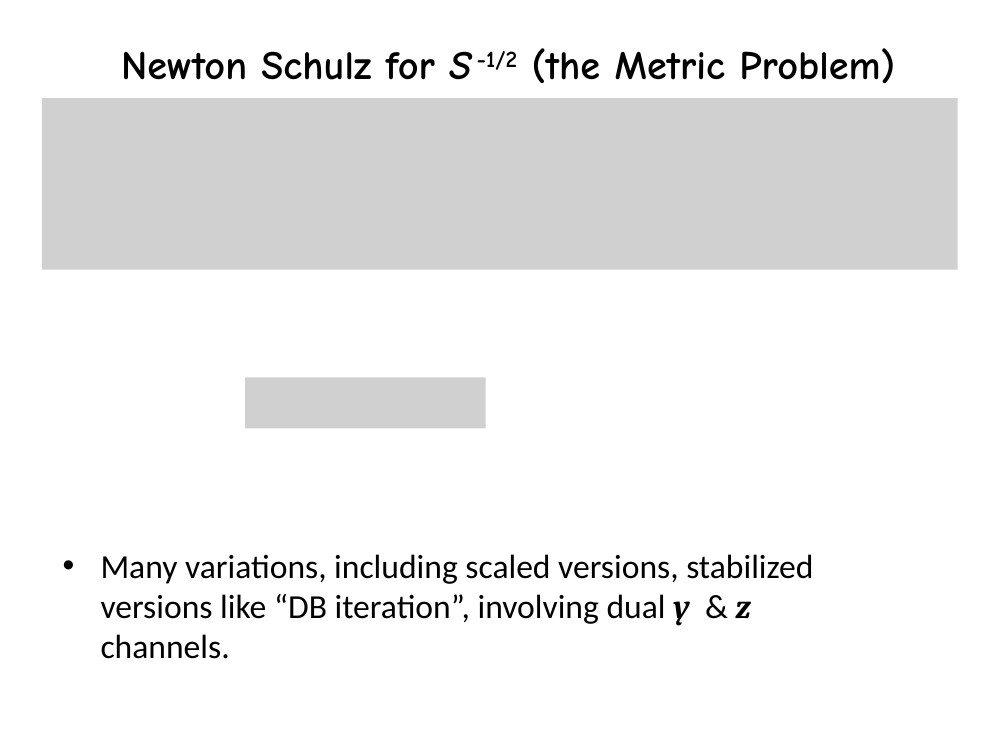
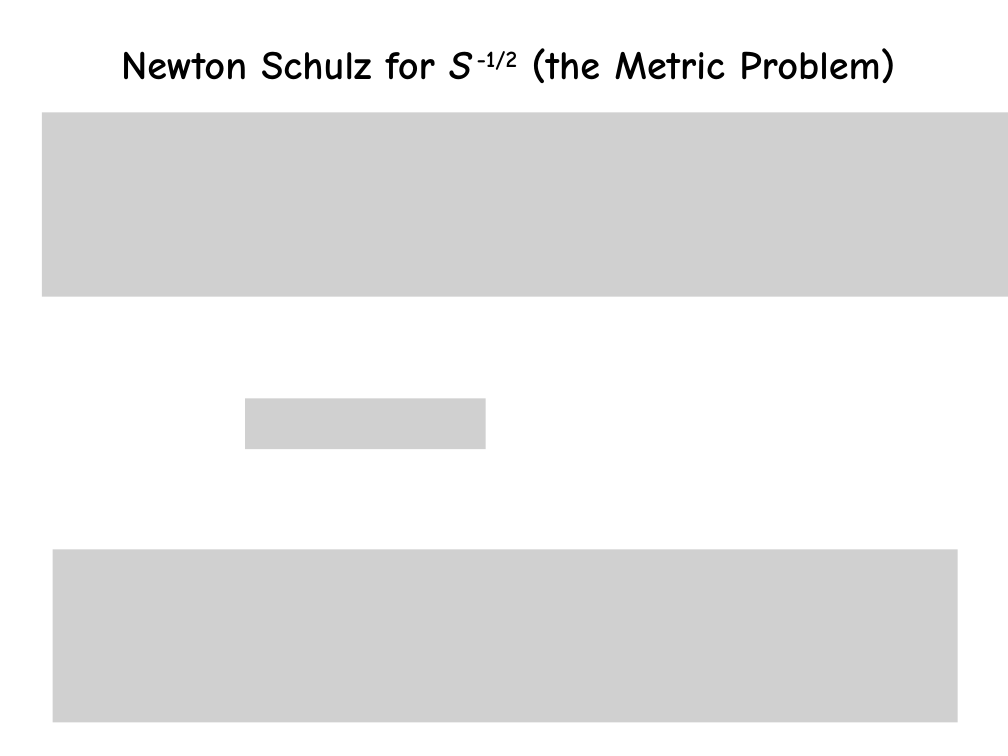
Before and after one commit to FreeON/spammpack, a slide deck: slide 9 of sandwitch_results_3_2015/spamm_big_picture.pptx. Drawn at 1008x756 pixels with LibreOffice and Linux fonts; fonts in the diff are those of the drawing; grey boxes stand for pictures. Boxes give left, top, right and bottom in pixels: in the first picture for what was removed or moved away, otherwise in the second. Text is boxed around its words. In the diff, an @@ line names an element or a change of style, - is before the commit and + after.

```diff
--- a/sandwitch_results_3_2015/spamm_big_picture.pptx
+++ b/sandwitch_results_3_2015/spamm_big_picture.pptx
@@ picture: place and size @@
-picture at [42, 98, 958, 269]
+picture at [42, 112, 1008, 296]
@@ picture: place and size @@
-picture at [245, 378, 486, 428]
+picture at [245, 398, 486, 449]
@@ picture added at [52, 549, 958, 723] @@
@@ text removed at [101, 554, 813, 659] @@
-• Many variations, including scaled versions, stabilized versions like “DB iteration”, involving dual y & z channels.
```
Also in this commit, not shown: 6 other slides changed, 1 slide added, 2 slides removed.
